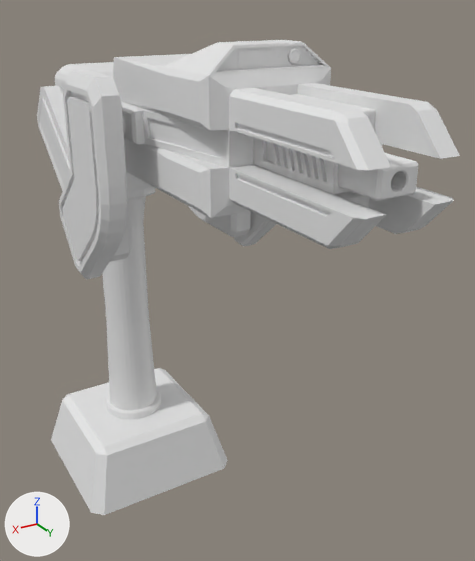
The FBX model Gravity Controller/Assets/Blender/fbx/turret.fbx as it was, and as the next commit left it.
Camera for both pictures: a 50 mm camera at (1.95, 5.22, 4.22) aimed at (-0.35, 1.39, 2.3). Every picture has the same lights, and +X, +Y and +Z are marked at lower left. Where no turn or scale is listed for an object, it has been applied to the vertices.

Names of what the first picture shows: 'Base', 'Body', 'Column', 'Display', 'Joint1', 'Joint2'.
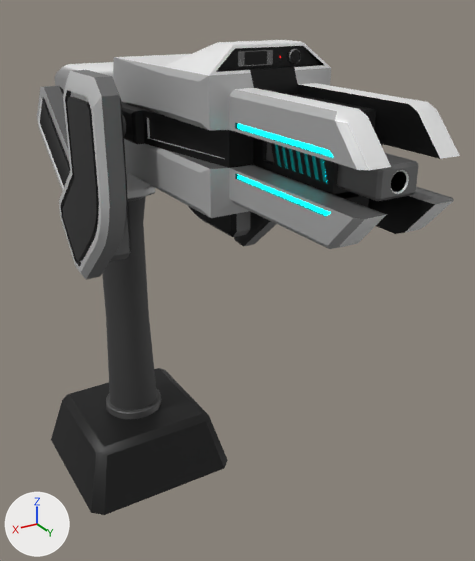
What differs and where, as boxes [x1, y1, x2, y2] in the pictures (475 x 561 px):
'Base', recoloured (white to black): [51, 368, 228, 515] in both
'Joint1', recoloured: [59, 70, 276, 279] in both
part 1 of me_cube_003, recoloured (grey to black): [102, 197, 157, 410] in both
part 2 of me_cube_003, recoloured (white to grey): [54, 62, 161, 419] in both
part 3 of me_cube_001, recoloured: [37, 86, 251, 262] in both
part 4 of me_cube_009, recoloured: [238, 50, 273, 67] in both
part 5 of me_cube_009, recoloured (grey to black): [244, 51, 267, 65] in both
part 6 of me_plane, recoloured: [113, 43, 454, 249] in both
part 7 of me_plane, recoloured (grey to cyan): [238, 124, 333, 215] in both

What the commit changed:
Picture 'TurretBody.png' (img_turretbody_png) is new.
Picture 'ColumnBody.png' (img_columnbody_png) is new.
Material 'Joint1' (mat_joint1) is new.
Its texture is img_turretbody_png.
Material 'BodyLight' (mat_bodylight) is new.
Its base color is (0.0, 1.0, 1.0) (cyan #00ffff).
Its emission color is (0.0, 1.0, 1.0) (cyan #00ffff).
Its emission strength is 5.0.
Material 'Body' (mat_body) is new.
Its texture is img_turretbody_png.
Its metallic is 0.5.
Material 'Base' (mat_base) is new.
Its base color is (0.0336, 0.0336, 0.0336) (black #333333).
Its metallic is 0.8.
Material 'DisplayBody' (mat_displaybody) is new.
Its base color is (0.267, 0.267, 0.267) (grey #8d8d8d).
Its metallic is 1.0.
Its roughness is 0.2.
Material 'Display' (mat_display) is new.
Its base color is (0.0, 0.0, 0.0) (black #000000).
Its roughness is 0.0.
Material 'Joint2' (mat_joint2) is new.
Its texture is img_turretbody_png.
Its metallic is 0.5.
Material 'ColumnBody' (mat_columnbody) is new.
Its texture is img_columnbody_png.
Its metallic is 0.5.
Material 'Column' (mat_column) is new.
Its base color is (0.125, 0.125, 0.125) (dark grey #636363).
Its metallic is 1.0.
Its roughness is 0.8.
me_plane_002 has 240 vertices, 222 faces and spans x -0.727..0.727, y -0.637..0.365, z -0.365..1.023.
me_plane_002 now uses material mat_joint1 (picture img_turretbody_png).
me_cube_009 has 80 vertices, 66 faces and spans x -0.119..0.086, y -0.004..0.004, z -0.037..0.037.
me_cube_009 is used by ob_display; location (0.098, 2.286, 3.939).
me_cube_009 part 4: 65 of the faces centred in x -0.119..0.086, y -0.004..0.004, z -0.037..0.037 switch from no material to mat_displaybody (grey #8d8d8d).
me_cube_009 part 5: the 1 face centred in x -0.017, y 0.002, z 0.0 switches from no material to mat_display (black #000000).
me_cube_009 now uses material mat_display (black #000000).
me_plane is used by ob_body; parent ob_joint1; location (0.0, -0.337, 0.723).
me_plane had 677 vertices, 555 faces and spanned x -0.57..0.57, y -1.96..0.61, z -0.36..0.49.
me_plane now has 677 vertices, 543 faces and spans x -0.57..0.57, y -1.96..0.61, z -0.36..0.49.
me_plane part 6: 525 faces spanning x -0.57..0.57, y -1.96..0.61, z -0.36..0.49 switch from no material to mat_body (picture img_turretbody_png).
me_plane part 7: 18 faces spanning x -0.26..0.26, y -1.79..-1.02, z -0.14..0.14 switch from no material to mat_bodylight (cyan #00ffff).
me_cube_003 is used by ob_column; parent ob_base; location (0.0, 0.0, 3.316).
me_cube_003 had 412 vertices, 372 faces and spanned x -0.35..0.35, y -0.35..0.35, z -2.76..0.41.
me_cube_003 now has 412 vertices, 370 faces and spans x -0.35..0.35, y -0.35..0.35, z -2.76..0.41.
me_cube_003 part 1: 96 faces spanning x -0.23..0.23, y -0.23..0.23, z -2.68..-0.64 switch from no material to mat_column (dark grey #636363).
me_cube_003 part 2: 274 faces spanning x -0.35..0.35, y -0.35..0.35, z -2.76..0.41 switch from no material to mat_columnbody (picture img_columnbody_png).
me_cube_004 has 20 vertices, 18 faces and spans x -0.704..0.704, y -0.704..0.704, z 0.0..0.556.
me_cube_004 now uses material mat_base (black #333333).
me_cube_001 is used by ob_joint2; parent ob_column; location (0.0, 0.0, 0.0).
me_cube_001 had 304 vertices, 264 faces and spanned x -0.56..0.56, y -1.26..0.28, z -0.75..0.28.
me_cube_001 now has 304 vertices, 260 faces and spans x -0.56..0.56, y -1.26..0.28, z -0.75..0.28.
me_cube_001 part 3: 260 faces spanning x -0.56..0.56, y -1.26..0.28, z -0.75..0.28 switch from no material to mat_joint2 (picture img_turretbody_png).
